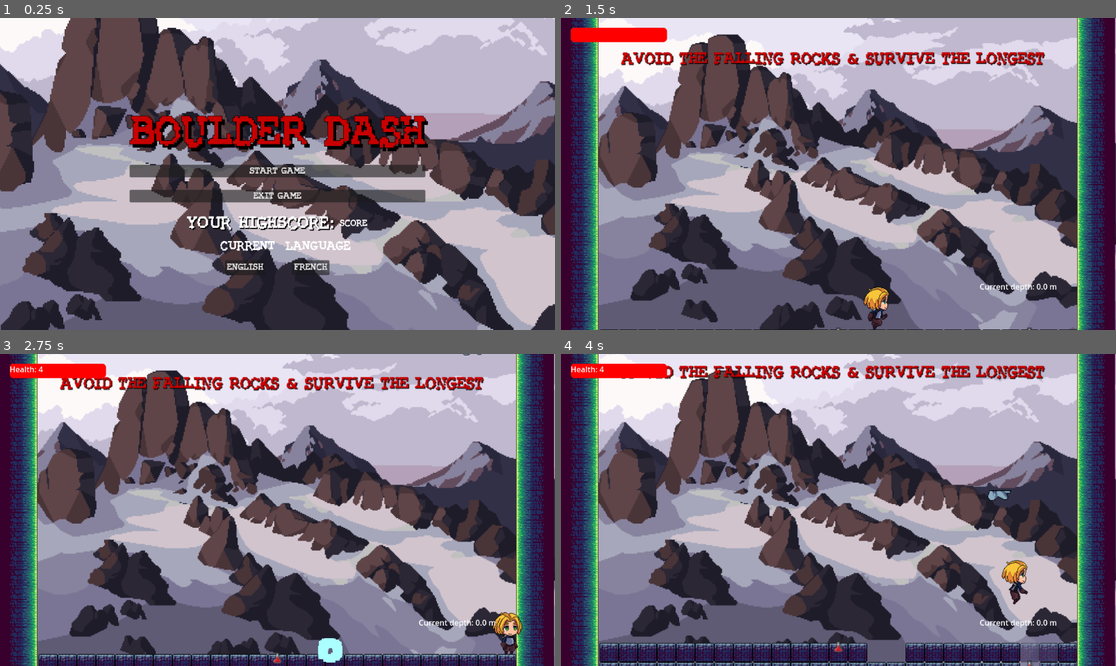
Above: before the commit, frames 1-4 (two rows, left to right).
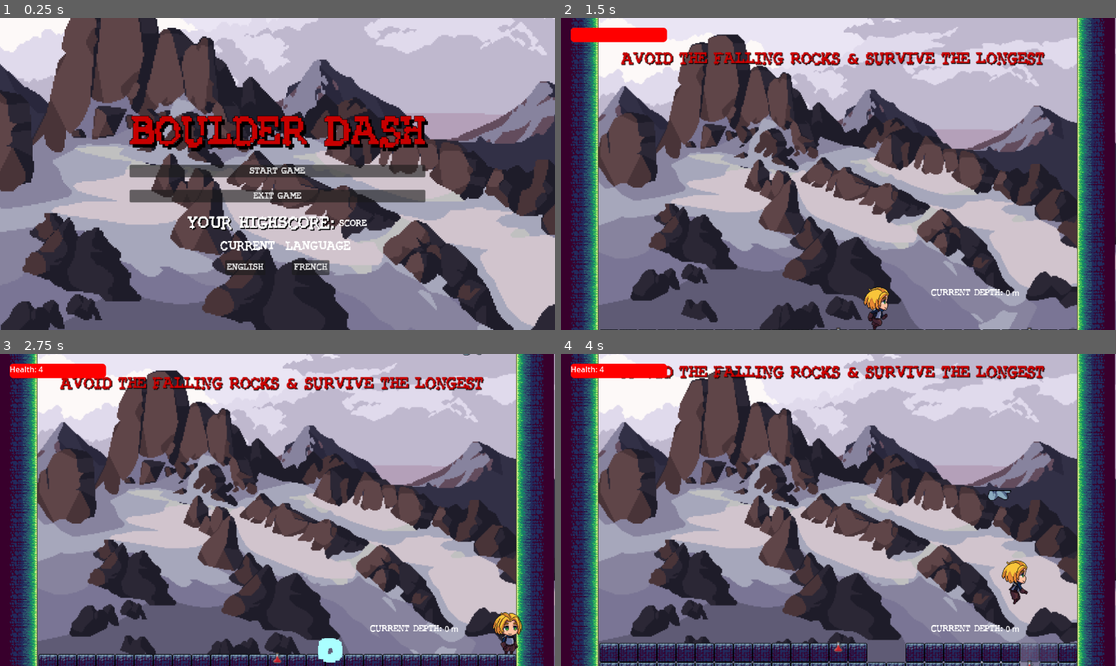
Above: after the commit, the same moments.

Repository: shahnaz7/Assignment
Game: Godot game, scene res://Scenes/main_menu.tscn
The game is run twice, just before and just after one commit, with the same random seed, the same clock (stepped at 60 frames per second) and the same inputs.
Inputs:
- Up to frame 1 (0.25 s): no input
- Up to frame 2 (1.5 s): click "START GAME" at 0.5 s; tap Enter at 1.25 s; hold Right (RIGHT) from 1.28 s (still down)
- Up to frame 3 (2.75 s): keep holding Right (RIGHT); tap Up (JUMP) at 1.52, 2.27 s
- Up to frame 4 (4 s): release Right (RIGHT) at 2.78 s; hold Left (LEFT) 2.78-3.53 s; hold Right (RIGHT) from 3.53 s (still down); tap Up (JUMP) at 3.77 s

The runs differ from the first frame. In frame 1, 0.4% of the frame differs, in the area x 33-67%, y 63-69%; in frame 2, 0.3%; in frame 3, 0.3%; in frame 4, 0.3%.

Commit message:
Translations are completed for all the labels and I added a the settingsManager.dg script

Diff:
--- a/Assignment5/Assets/UI_Localization/PolyglotGamedev - Master.csv
+++ b/Assignment5/Assets/UI_Localization/PolyglotGamedev - Master.csv
@@ -654,8 +654,8 @@
 EXIT_GAME,,EXIT GAME,QUITTER LE JOUE,,,,,,,,,,,,,,,,,,,,,,,,,,
 GAME_RESTART,,RESTART,RECOMMENCER,,,,,,,,,,,,,,,,,,,,,,,,,,
 MAIN_MENU,,MAIN MENU,MENUE PRINCIPAL,,,,,,,,,,,,,,,,,,,,,,,,,,
-HIGH_SCORE_MAIN,,YOUR HIGHSCORE:,VOTRE HAUTSCORE: ,,,,,,,,,,,,,,,,,,,,,,,,,,
-GAME_OVER,,GAME OVER!,JEU TERMINé,,,,,,,,,,,,,,,,,,,,,,,,,,
-DEPTH_LABEL,,DEPTH,PROFONDEUR,,,,,,,,,,,,,,,,,,,,,,,,,,
+HIGH_SCORE_MAIN,,YOUR HIGHSCORE:,VOTRE HAUTSCORE:,,,,,,,,,,,,,,,,,,,,,,,,,,
+GAME_OVER,,GAME OVER,JEU TERMINÉ,,,,,,,,,,,,,,,,,,,,,,,,,,
+DEPTH_LABEL,,DEPTH:,PROFONDEUR:,,,,,,,,,,,,,,,,,,,,,,,,,,
 HIGH_SCORE,,HIGH SCORE:,HAUT SCORE:,,,,,,,,,,,,,,,,,,,,,,,,,,
 CURRENT_DEPTH,,Current depth:,Profondeur actuelle:,,,,,,,,,,,,,,,,,,,,,,,,,,
--- /dev/null
+++ b/Assignment5/Fonts/settingsManager.gd
@@ -0,0 +1,96 @@
+extends Node
+
+const SETTINGS_FILE := "user://ui_settings.cfg"
+const SAVE_FILE := "user://ui_savegame.json"
+
+var settings := {
+	"audio": {
+		"music": 1.0,
+		"sfx": 1.0,
+		"voice": 1.0
+	},
+	"graphics": {
+		"fullscreen": false,
+		"resolution": "1920x1080"
+	},
+	"controls": {
+		"move_up": "w",
+		"move_down": "s",
+		"move_left": "a",
+		"move_right": "d"
+	},
+	"gameplay": {
+		"difficulty": 1,
+		"show_tutorial": true
+	}
+}
+
+enum DIFFICULTY {
+	EASY,
+	NORMAL,
+	HARD
+}
+var current_game_difficulty: DIFFICULTY
+var difficulty_label = ["EASY", "NORMAL", "HARD"]
+
+var save_data := {}
+var config = ConfigFile.new()
+
+
+# Called when the autoload initializes
+func _ready():
+	load_settings()
+	load_game()
+
+# ========== SETTINGS MANAGEMENT ==========
+
+# Get a setting value
+func get_setting(category: String, key: String):
+	return settings.get(category, {}).get(key, null)
+
+# Set a setting value and save it
+func set_setting(category: String, key: String, value):
+	if settings.has(category):
+		settings[category][key] = value
+		save_settings()
+
+# Save settings to a file
+func save_settings():
+	for category in settings.keys():
+		for key in settings[category].keys():
+			config.set_value(category, key, settings[category][key])
+	config.save(SETTINGS_FILE)
+
+# Load settings from file
+func load_settings():
+	if config.load(SETTINGS_FILE) == OK:
+		for category in settings.keys():
+			for key in settings[category].keys():
+				settings[category][key] = config.get_value(category, key, settings[category][key])
+
+# ========== SAVE / LOAD GAME DATA ==========
+
+# Save game data to a JSON file
+func save_game():
+	var file = FileAccess.open(SAVE_FILE, FileAccess.WRITE)
+	if file:
+		file.store_string(JSON.stringify(save_data, "\t"))
+		file.close()
+
+# Load game data from a JSON file
+func load_game():
+	if FileAccess.file_exists(SAVE_FILE):
+		var file = FileAccess.open(SAVE_FILE, FileAccess.READ)
+		if file:
+			var content = file.get_as_text()
+			var parsed = JSON.parse_string(content)
+			print("parsed content found :", content)
+			if parsed is Dictionary:
+				save_data = parsed
+			file.close()
+			print("save data is -> ", JSON.stringify(save_data))
+
+# Reset save data
+func reset_game_data():
+	save_data = {}
+	save_game()
--- a/Assignment5/Scenes/FloorSpawner.gd
+++ b/Assignment5/Scenes/FloorSpawner.gd
@@ -4,7 +4,7 @@
 @onready var right_limit = $FloorLimitRight
 @onready var hard_tiles_node = $"../../HardTiles"
 @onready var floor_spawner_location = $"../FloorSpawnerYPosition"
-@onready var depth_label = $"../../CanvasLayer/DepthLabel"
+@onready var depth_label = $"../../CanvasLayer/HBoxContainer/DepthScore"
 
 var player: Node = null
 var floor_tile_scene: PackedScene = preload("res://Scenes/hard_tile.tscn")
@@ -53,11 +53,11 @@
 func calculate_depth() -> float:
 	var y_distance = player.global_position.y - initial_y_position
 	var depth_in_meters = (y_distance / tile_size) * METERS_PER_LAYER
-	return max(0.0, depth_in_meters)
+	return max(0, depth_in_meters)
 
 func update_depth_label():
 	if depth_label:
-		depth_label.text = "Current depth: %.1f m" % deepest_depth
+		depth_label.text = "%d m" % int(deepest_depth)
 	else:
 		print("Error: DepthLabel node not found!")
 
--- a/Assignment5/Scenes/GameOver.tscn
+++ b/Assignment5/Scenes/GameOver.tscn
@@ -47,22 +47,40 @@
 [node name="Label" type="Label" parent="CanvasLayer/VBoxContainer"]
 layout_mode = 2
 theme = ExtResource("4_uib17")
-text = "Game Over"
+text = "GAME_OVER"
 horizontal_alignment = 1
 
-[node name="CurrentScoreLabel" type="Label" parent="CanvasLayer/VBoxContainer"]
-unique_name_in_owner = true
+[node name="HBoxContainer" type="HBoxContainer" parent="CanvasLayer/VBoxContainer"]
+layout_mode = 2
+theme_override_constants/separation = 5
+alignment = 1
+
+[node name="CurrentScoreLabel" type="Label" parent="CanvasLayer/VBoxContainer/HBoxContainer"]
 layout_mode = 2
 theme = ExtResource("4_uib17")
-text = "Game Over"
+text = "DEPTH_LABEL"
 horizontal_alignment = 1
 
-[node name="HighScoreLabel" type="Label" parent="CanvasLayer/VBoxContainer"]
+[node name="DepthLabel" type="Label" parent="CanvasLayer/VBoxContainer/HBoxContainer"]
 unique_name_in_owner = true
+custom_minimum_size = Vector2(100, 0)
+layout_mode = 2
+
+[node name="HBoxContainer2" type="HBoxContainer" parent="CanvasLayer/VBoxContainer"]
+layout_mode = 2
+theme_override_constants/separation = 5
+alignment = 1
+
+[node name="HighScoreLabel" type="Label" parent="CanvasLayer/VBoxContainer/HBoxContainer2"]
 layout_mode = 2
 theme = ExtResource("4_uib17")
-text = "Game Over"
+text = "HIGH_SCORE"
 horizontal_alignment = 1
+
+[node name="ScoreLabel" type="Label" parent="CanvasLayer/VBoxContainer/HBoxContainer2"]
+unique_name_in_owner = true
+custom_minimum_size = Vector2(100, 0)
+layout_mode = 2
 
 [node name="RestartButton" type="Button" parent="CanvasLayer/VBoxContainer"]
 layout_mode = 2
--- a/Assignment5/Scenes/boulder_dash.tscn
+++ b/Assignment5/Scenes/boulder_dash.tscn
@@ -1,15 +1,16 @@
-[gd_scene load_steps=15 format=3 uid="uid://b6idknklacj8v"]
+[gd_scene load_steps=16 format=3 uid="uid://b6idknklacj8v"]
 
 [ext_resource type="Texture2D" uid="uid://beljn1w1haf1q" path="res://Assets/Tile_02.png" id="1_chi5k"]
 [ext_resource type="Texture2D" uid="uid://c2e8rg04pnrhi" path="res://Assets/Free-Mountain-Backgrounds-Pixel-Art9.png" id="2_fa256"]
 [ext_resource type="PackedScene" uid="uid://qijcjx6cmcoi" path="res://Scenes/main_character.tscn" id="3_x35cg"]
-[ext_resource type="Script" uid="uid://c6mhrjeq2i3cr" path="res://Scripts/RockSpawner.gd" id="4_6li3k"]
+[ext_resource type="Script" path="res://Scripts/RockSpawner.gd" id="4_6li3k"]
 [ext_resource type="Texture2D" uid="uid://b2yh6uyeyv3ma" path="res://Assets/Tile_30.png" id="4_iqrwy"]
-[ext_resource type="Script" uid="uid://fgx00w0n7osi" path="res://Scenes/Camera2D.gd" id="4_n5s3k"]
+[ext_resource type="Script" path="res://Scenes/Camera2D.gd" id="4_n5s3k"]
 [ext_resource type="Texture2D" uid="uid://k7n7td2fclyg" path="res://Assets/Tile_14.png" id="5_qtvwi"]
-[ext_resource type="Script" uid="uid://r3gmarj53pfb" path="res://Scenes/FloorSpawner.gd" id="7_qkw54"]
-[ext_resource type="Script" uid="uid://cjdinwdhkty3m" path="res://Scenes/top_boundry.gd" id="10_11sax"]
+[ext_resource type="Script" path="res://Scenes/FloorSpawner.gd" id="7_qkw54"]
+[ext_resource type="Script" path="res://Scenes/top_boundry.gd" id="10_11sax"]
 [ext_resource type="Theme" uid="uid://d213qxnwhb3cj" path="res://Fonts/title_theme.tres" id="10_j6osf"]
+[ext_resource type="Theme" uid="uid://bnmdr3jitjl66" path="res://Fonts/new_theme.tres" id="11_7btox"]
 
 [sub_resource type="RectangleShape2D" id="RectangleShape2D_3nvnc"]
 size = Vector2(795, 42)
@@ -188,11 +189,20 @@
 grow_horizontal = 2
 grow_vertical = 2
 
-[node name="DepthLabel" type="Label" parent="CanvasLayer"]
-offset_left = 869.0
-offset_top = 546.0
-offset_right = 1012.0
-offset_bottom = 569.0
+[node name="HBoxContainer" type="HBoxContainer" parent="CanvasLayer"]
+offset_left = 768.0
+offset_top = 551.0
+offset_right = 992.0
+offset_bottom = 591.0
+theme_override_constants/separation = 5
+
+[node name="Label" type="Label" parent="CanvasLayer/HBoxContainer"]
+layout_mode = 2
+theme = ExtResource("11_7btox")
+text = "CURRENT_DEPTH"
+
+[node name="DepthScore" type="Label" parent="CanvasLayer/HBoxContainer"]
+layout_mode = 2
 
 [connection signal="body_entered" from="Camera2D/TopBoundry" to="Camera2D/TopBoundry" method="_on_body_entered"]
 [connection signal="timeout" from="RockSpawner/Timer" to="RockSpawner" method="_on_timer_timeout"]
--- a/Assignment5/Scenes/main_menu.tscn
+++ b/Assignment5/Scenes/main_menu.tscn
@@ -54,7 +54,7 @@
 [node name="HBoxContainer" type="HBoxContainer" parent="CanvasLayer/VBoxContainer"]
 layout_mode = 2
 size_flags_horizontal = 4
-theme_override_constants/separation = 10
+theme_override_constants/separation = 8
 
 [node name="HighScoreLabel" type="Label" parent="CanvasLayer/VBoxContainer/HBoxContainer"]
 layout_mode = 2
--- a/Assignment5/Scripts/game_over.gd
+++ b/Assignment5/Scripts/game_over.gd
@@ -5,8 +5,8 @@
 
 # Called when the node enters the scene tree for the first time.
 func _ready() -> void:
-	%CurrentScoreLabel.text = "Depth: " + str(current_score) + "m"
-	%HighScoreLabel.text = "High Score: " + str(high_score) + "m"
+	%DepthLabel.text =   str(current_score) + "m"
+	%ScoreLabel.text =   str(high_score) + "m"
 
 func _on_restart_button_pressed() -> void:
 	SceneManager.change_scene("res://Scenes/boulder_dash.tscn", {
--- /dev/null
+++ b/Assignment5/Scripts/settingsManager.gd
@@ -0,0 +1,96 @@
+extends Node
+
+const SETTINGS_FILE := "user://ui_settings.cfg"
+const SAVE_FILE := "user://ui_savegame.json"
+
+var settings := {
+	"audio": {
+		"music": 1.0,
+		"sfx": 1.0,
+		"voice": 1.0
+	},
+	"graphics": {
+		"fullscreen": false,
+		"resolution": "1920x1080"
+	},
+	"controls": {
+		"move_up": "w",
+		"move_down": "s",
+		"move_left": "a",
+		"move_right": "d"
+	},
+	"gameplay": {
+		"difficulty": 1,
+		"show_tutorial": true
+	}
+}
+
+enum DIFFICULTY {
+	EASY,
+	NORMAL,
+	HARD
+}
+var current_game_difficulty: DIFFICULTY
+var difficulty_label = ["EASY", "NORMAL", "HARD"]
+
+var save_data := {}
+var config = ConfigFile.new()
+
+
+# Called when the autoload initializes
+func _ready():
+	load_settings()
+	load_game()
+
+# ========== SETTINGS MANAGEMENT ==========
+
+# Get a setting value
+func get_setting(category: String, key: String):
+	return settings.get(category, {}).get(key, null)
+
+# Set a setting value and save it
+func set_setting(category: String, key: String, value):
+	if settings.has(category):
+		settings[category][key] = value
+		save_settings()
+
+# Save settings to a file
+func save_settings():
+	for category in settings.keys():
+		for key in settings[category].keys():
+			config.set_value(category, key, settings[category][key])
+	config.save(SETTINGS_FILE)
+
+# Load settings from file
+func load_settings():
+	if config.load(SETTINGS_FILE) == OK:
+		for category in settings.keys():
+			for key in settings[category].keys():
+				settings[category][key] = config.get_value(category, key, settings[category][key])
+
+# ========== SAVE / LOAD GAME DATA ==========
+
+# Save game data to a JSON file
+func save_game():
+	var file = FileAccess.open(SAVE_FILE, FileAccess.WRITE)
+	if file:
+		file.store_string(JSON.stringify(save_data, "\t"))
+		file.close()
+
+# Load game data from a JSON file
+func load_game():
+	if FileAccess.file_exists(SAVE_FILE):
+		var file = FileAccess.open(SAVE_FILE, FileAccess.READ)
+		if file:
+			var content = file.get_as_text()
+			var parsed = JSON.parse_string(content)
+			print("parsed content found :", content)
+			if parsed is Dictionary:
+				save_data = parsed
+			file.close()
+			print("save data is -> ", JSON.stringify(save_data))
+
+# Reset save data
+func reset_game_data():
+	save_data = {}
+	save_game()
--- a/Assignment5/project.godot
+++ b/Assignment5/project.godot
@@ -12,12 +12,13 @@
 
 config/name="Assignment5"
 run/main_scene="res://Scenes/main_menu.tscn"
-config/features=PackedStringArray("4.4", "Mobile")
+config/features=PackedStringArray("4.3", "Mobile")
 config/icon="res://icon.svg"
 
 [autoload]
 
 SceneManager="*res://addons/scene_manager/SceneManager.tscn"
+SettingsManager="*res://Scripts/settingsManager.gd"
 
 [input]
 
Binary file changed: Assignment5/Assets/UI_Localization/PolyglotGamedev - Master.BOSNIAN.translation
Binary file changed: Assignment5/Assets/UI_Localization/PolyglotGamedev - Master.DESCRIPTION.translation
Binary file changed: Assignment5/Assets/UI_Localization/PolyglotGamedev - Master.en.translation
Binary file changed: Assignment5/Assets/UI_Localization/PolyglotGamedev - Master.es.translation
Binary file changed: Assignment5/Assets/UI_Localization/PolyglotGamedev - Master.fr.translation
Not shown, changed: Assignment5/Fonts/rubber-biscuit.bold.ttf.import
Not shown: 1 places in Assignment5/Scenes/GameOver.tscn that only renumber resources
Not shown: 1 places in Assignment5/Scenes/falling_rock.tscn that only renumber resources
Not shown: 1 places in Assignment5/Scenes/hard_tile.tscn that only renumber resources
Not shown: 1 places in Assignment5/Scenes/main_character.tscn that only renumber resources
Not shown: 1 places in Assignment5/Scenes/main_menu.tscn that only renumber resources
